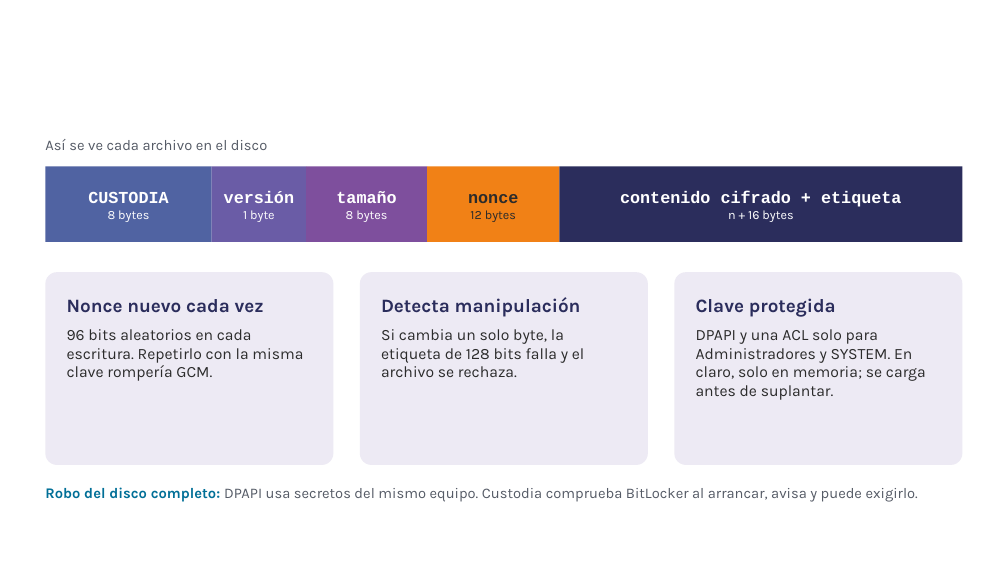
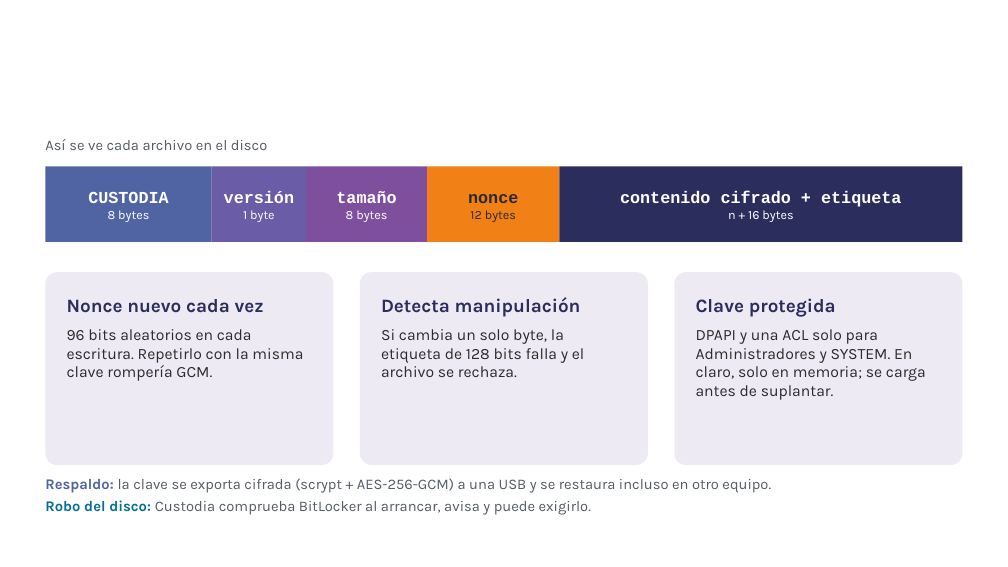
Before and after one commit to yanni2327/custodia, a slide deck: slide 6 of docs/Custodia_charla_TED.pptx (slide 8 before the commit). Drawn at 1008x567 pixels with LibreOffice and Linux fonts; fonts in the diff are those of the drawing; background and template pictures are left out. Boxes give left, top, right and bottom in pixels: in the first picture for what was removed or moved away, otherwise in the second. Text is boxed around its words. In the diff, an @@ line names an element or a change of style, - is before the commit and + after.

```diff
--- a/docs/Custodia_charla_TED.pptx
+++ b/docs/Custodia_charla_TED.pptx
@@ text at (x1=45, y1=478, x2=771, y2=515): text changed @@
-Robo del disco completo: DPAPI usa secretos del mismo equipo. Custodia comprueba BitLocker al arrancar, avisa y puede exigirlo.
+Respaldo: la clave se exporta cifrada (scrypt + AES-256-GCM) a una USB y se restaura incluso en otro equipo.
+Robo del disco: Custodia comprueba BitLocker al arrancar, avisa y puede exigirlo.
```
Also in this commit, not shown: 4 slides removed, 1 other file.
